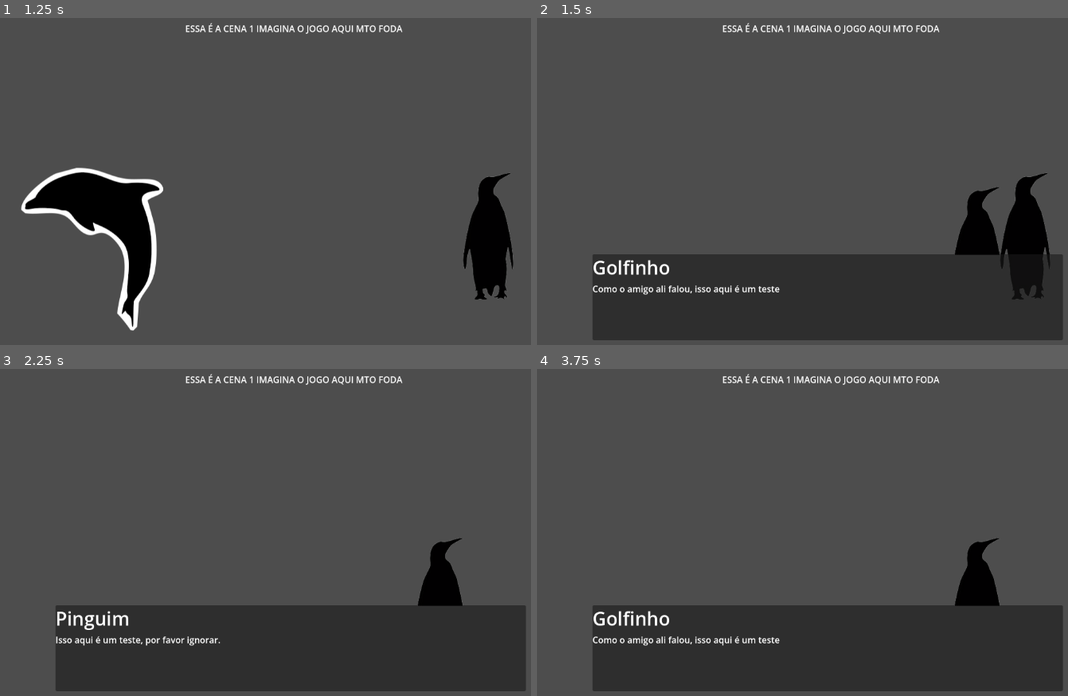
Above: before the commit, frames 1-4 (two rows, left to right).
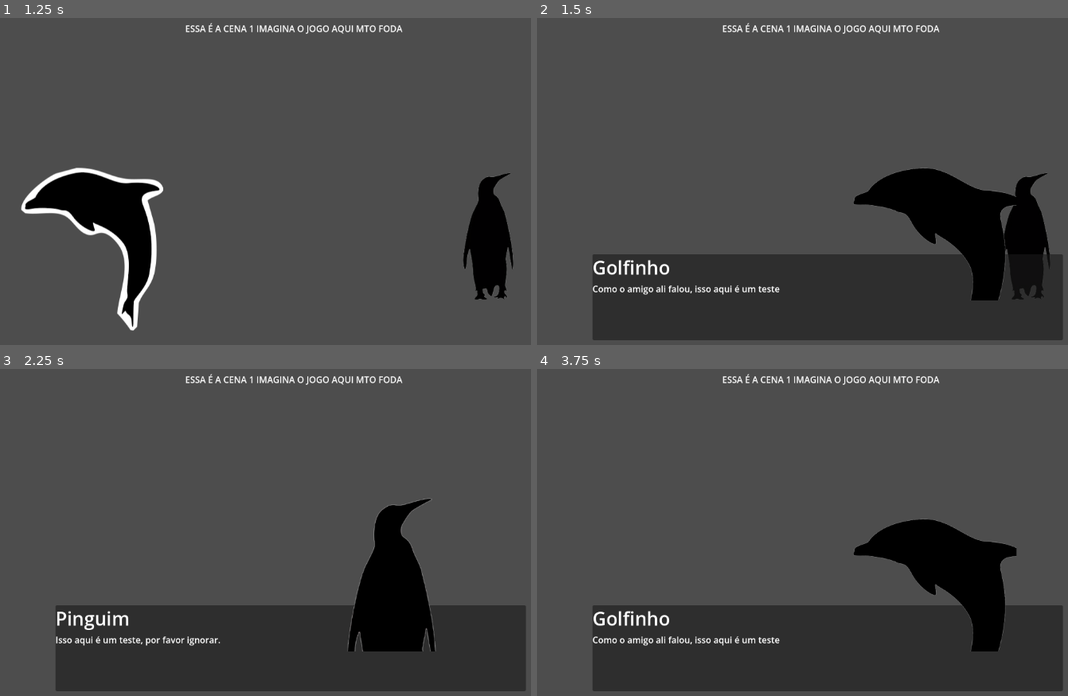
Above: after the commit, the same moments.

Repository: IppoSteps/felpojam-carimbo
Game: Godot game, scene res://Cenas/Menu Inicial.tscn
Two runs of this game, one before a commit and one after it. Both use one fixed random seed, a clock stepped at 60 frames per second and the inputs below.
Inputs (mouse positions are in pixels of both pictures, inside the frame that each line leads up to):
- Up to frame 1 (1.25 s): click "Iniciar Jogo" at 0.5 s
- Up to frame 2 (1.5 s): click (643, 246) at 1.25 s
- Up to frame 3 (2.25 s): click (488, 584) at 2 s
- Up to frame 4 (3.75 s): tap Enter at 2.75 s; move the mouse to (961, 516) at 2.77 s; click (961, 516) at 2.92 s; click (643, 597) at 3.5 s

Frame 1 is identical in both runs. In frame 2, 4.3% of the frame differs, in the area x 59-91%, y 45-87%; in frame 3, 5.7%, in the area x 65-88%, y 39-87%; in frame 4, 4.4%.

Commit message:
chore(dialog_system): dynamic portrait change

Diff:
--- a/Cenas/dialogo.tscn
+++ b/Cenas/dialogo.tscn
@@ -1,18 +1,13 @@
 [gd_scene format=3 uid="uid://bbgw7tmu2cxgo"]
 
 [ext_resource type="Script" uid="uid://bg1xkui308j4p" path="res://Scripts/dialogo.gd" id="1_d7n07"]
-[ext_resource type="Texture2D" uid="uid://b0l2veqvx2" path="res://Imagens/test-silluetes.png" id="2_w74h6"]
-
-[sub_resource type="AtlasTexture" id="AtlasTexture_8abie"]
-atlas = ExtResource("2_w74h6")
-region = Rect2(1076.9697, 114.72984, 147.62012, 135.52005)
 
 [sub_resource type="LabelSettings" id="LabelSettings_oogsg"]
 font_size = 34
 
 [sub_resource type="LabelSettings" id="LabelSettings_8wa24"]
 
-[node name="Dialogo" type="Control" unique_id=1920572738 node_paths=PackedStringArray("nome", "texto_caixa", "caixa_dialogo")]
+[node name="Dialogo" type="Control" unique_id=1920572738 node_paths=PackedStringArray("nome", "texto_caixa", "caixa_dialogo", "imagem_portrait")]
 layout_mode = 3
 anchors_preset = 15
 anchor_right = 1.0
@@ -23,6 +18,7 @@
 nome = NodePath("CaixaDialogo/VBoxContainer/NomePersonagem")
 texto_caixa = NodePath("CaixaDialogo/VBoxContainer/Texto")
 caixa_dialogo = NodePath("CaixaDialogo")
+imagem_portrait = NodePath("CaixaDialogo/TextureRect")
 
 [node name="CaixaDialogo" type="Panel" parent="." unique_id=1701485403]
 visible = false
@@ -45,7 +41,6 @@
 offset_bottom = -77.0
 grow_horizontal = 0
 grow_vertical = 2
-texture = SubResource("AtlasTexture_8abie")
 
 [node name="VBoxContainer" type="VBoxContainer" parent="CaixaDialogo" unique_id=967511506]
 layout_mode = 1
--- a/Scripts/cena_1.gd
+++ b/Scripts/cena_1.gd
@@ -7,7 +7,5 @@
 func _on_pinguim_pressed() -> void:
 	dialogo.muda_display(pinguim, "res://Dialogos/teste.json", "pinguim")
 
-
-
 func _on_golfinho_pressed() -> void:
 	dialogo.muda_display(golfinho, "res://Dialogos/teste.json", "golfinho")
--- a/Scripts/dialogo.gd
+++ b/Scripts/dialogo.gd
@@ -5,8 +5,11 @@
 @export var nome: Label
 @export var texto_caixa = Label
 @export var caixa_dialogo = Panel
+@export var imagem_portrait = TextureRect
 
-func extrai_dialogos(file_path):
+var portrait_json = "res://Sistema/dialogo_portraits.json"
+
+func extrai_json(file_path):
 	var json = FileAccess.open(file_path, FileAccess.READ)
 	var conteudo = json.get_as_text()
 	var resultado = JSON.parse_string(conteudo)
@@ -15,16 +18,17 @@
 func muda_texto(campo, texto):
 	campo.text = texto
 
-
 func _input(event: InputEvent) -> void:
 	if event is InputEventMouseButton:
 		click.emit(event)
 
 
 func muda_display(botao, json, personagem):
-	var dialogos = extrai_dialogos(json)
+	var dialogos = extrai_json(json)
 	var dialogo_personagem = dialogos[personagem]
+	var portrait = extrai_json(portrait_json)
 
+	imagem_portrait.texture = load(portrait[personagem])
 	botao.visible = false
 	caixa_dialogo.visible = true
 
--- /dev/null
+++ b/Sistema/dialogo_portraits.json
@@ -0,0 +1,4 @@
+{
+	"pinguim" : "res://Imagens/portraits/pinguim_portrait.png",
+	"golfinho" : "res://Imagens/portraits/golfinho_portrait.png"
+}
Binary file added: Imagens/portraits/golfinho_portrait.png
Not shown, added: Imagens/portraits/golfinho_portrait.png.import
Binary file added: Imagens/portraits/pinguim_portrait.png
Not shown, added: Imagens/portraits/pinguim_portrait.png.import
